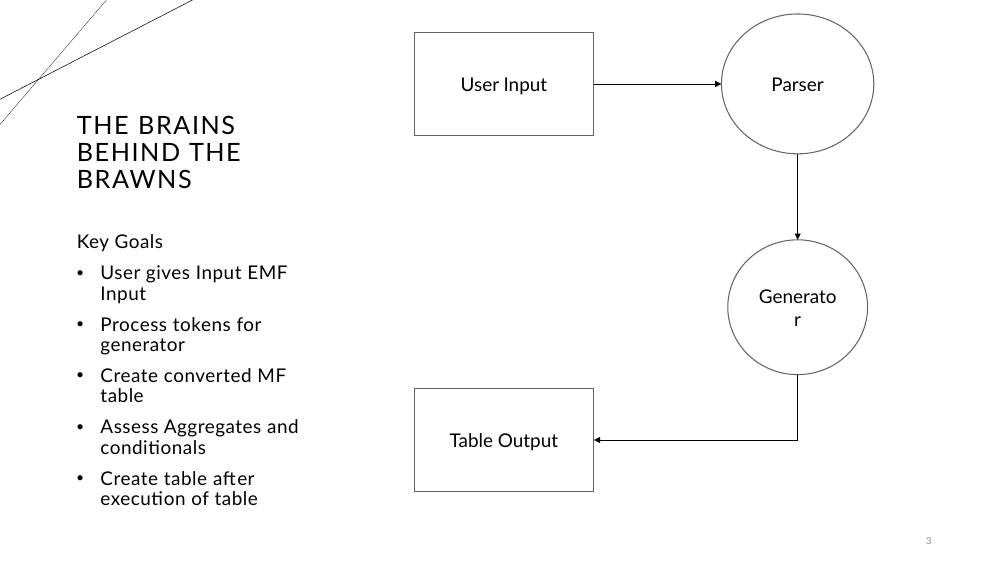
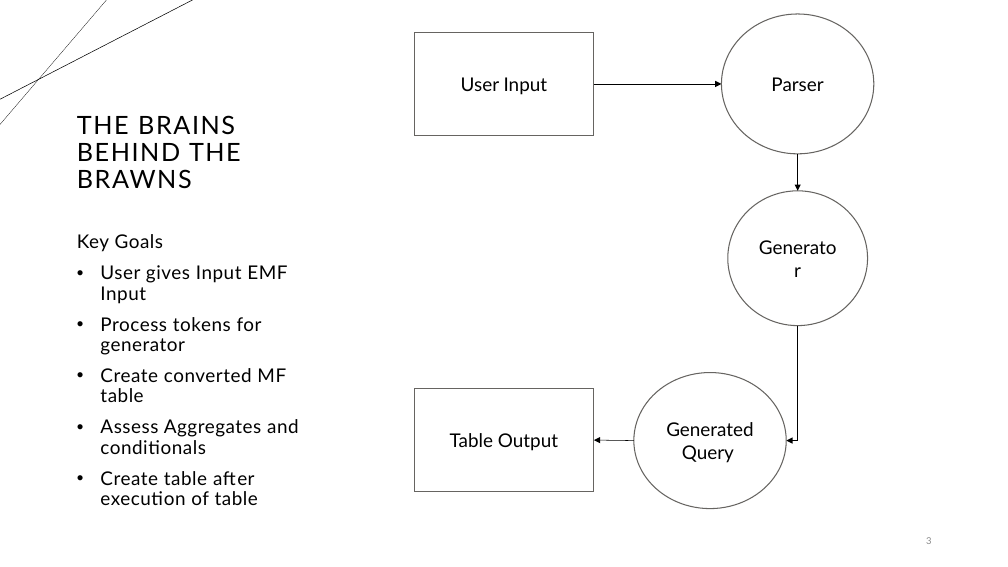
Before and after one commit to Dawnday91/CS_562_query_processing_engine, a slide deck: slide 3 of Team Amaan Presents.pptx. Drawn at 1008x567 pixels with LibreOffice and Linux fonts; fonts in the diff are those of the drawing. Boxes give left, top, right and bottom in pixels: in the first picture for what was removed or moved away, otherwise in the second. Text is boxed around its words. In the diff, an @@ line names an element or a change of style, - is before the commit and + after.

```diff
--- a/Team Amaan Presents.pptx
+++ b/Team Amaan Presents.pptx
@@ arrow moved from (798, 154) - (798, 240) to (798, 154) - (798, 191) @@
@@ ellipse "Generator": place and size @@
-ellipse "Generator" at box(728, 240, 868, 374)
+ellipse "Generator" at box(728, 191, 868, 325)
@@ elbow arrow moved from (798, 375) - (594, 440) to (798, 326) - (786, 441) @@
@@ ellipse added at box(634, 373, 786, 509), fill #FFFFFF, outline #666562 1 pt, 18 pt, text #000000 @@
+Generated
+Query
@@ arrow added from (634, 441) to (594, 440), #000000 0.5 pt @@
```
Also in this commit, not shown: 2 other slides changed, 1 other file.
